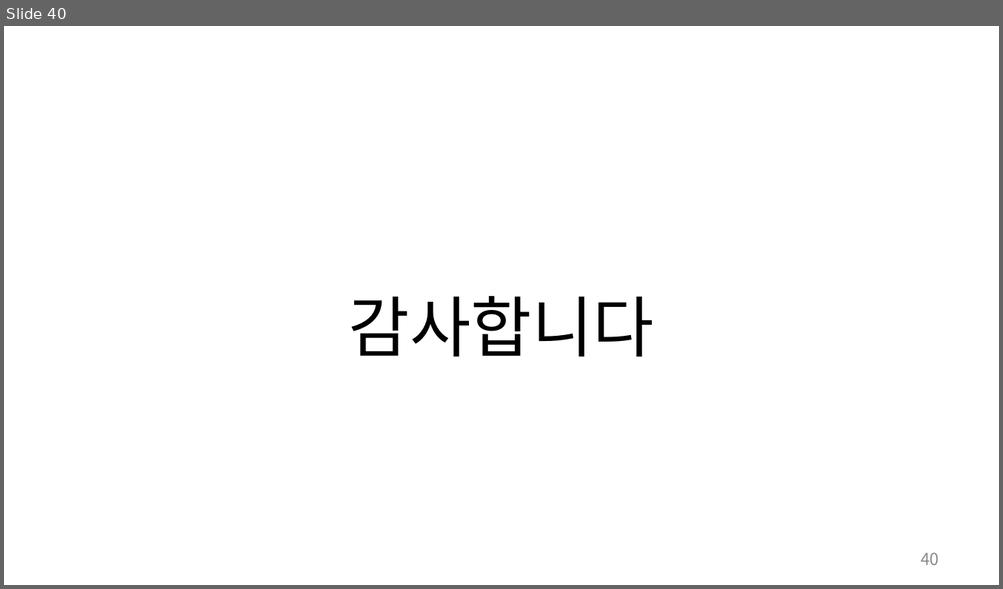
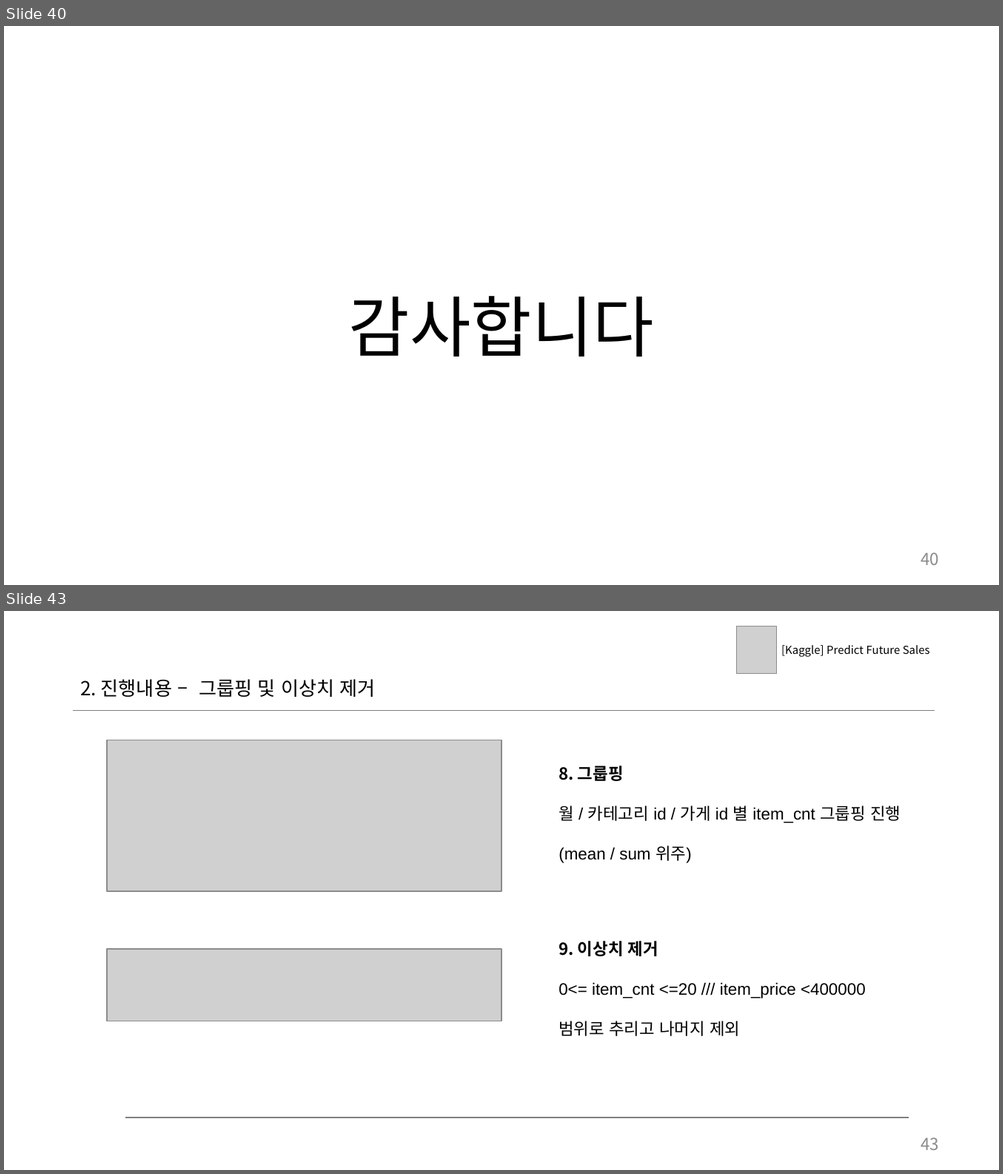
Before and after one commit to LazyerIJ/Kaggle_Study, a slide deck: Competitions/Predict_Future_Sales/doc/jm_03_EDA_ts.pptx. Shown one above the other, each under a label of ours: slide 40 before the commit, slides 40 and 43 after it; the slides between them are not shown. The pictures are 1003x589 and 1003x1174 pixels, drawn with LibreOffice and Linux fonts; fonts in the diff are those of the drawing; grey boxes stand for pictures. Boxes give left, top, right and bottom in pixels: in the first picture for what was removed or moved away, otherwise in the second. Text is boxed around its words. In the diff, an @@ line names an element or a change of style, - is before the commit and + after.

```diff
--- a/Competitions/Predict_Future_Sales/doc/jm_03_EDA_ts.pptx
+++ b/Competitions/Predict_Future_Sales/doc/jm_03_EDA_ts.pptx
@@ slide 43 added at [4,611,999,1170], background #FFFFFF @@
@@ picture added at [736,626,776,674] @@
@@ text added at [781,645,930,657], 8 pt, text #000000 @@
+[Kaggle] Predict Future Sales
@@ text added at [80,679,375,697], 14 pt, text #000000 @@
+2. 진행내용 – 그룹핑 및 이상치 제거
@@ line added from (73, 710) to (934, 710), #808080 1 pt @@
@@ picture added at [106,741,501,891] @@
@@ text added at [558,766,900,863], 12 pt, text #000000 @@
+8. 그룹핑
+월 / 카테고리 id / 가게 id 별 item_cnt 그룹핑 진행
+(mean / sum 위주)
@@ text added at [558,941,865,1037], 12 pt, text #000000 @@
+9. 이상치 제거
+0<= item_cnt <=20 /// item_price <400000
+범위로 추리고 나머지 제외
@@ picture added at [106,949,501,1022] @@
@@ line added from (125, 1118) to (908, 1118), #808080 1 pt @@
@@ page number added at [920,1138,939,1150], 12 pt, text #8C8C8C @@
+43
```
Also in this commit, not shown: 11 other slides added, 4 other files.
